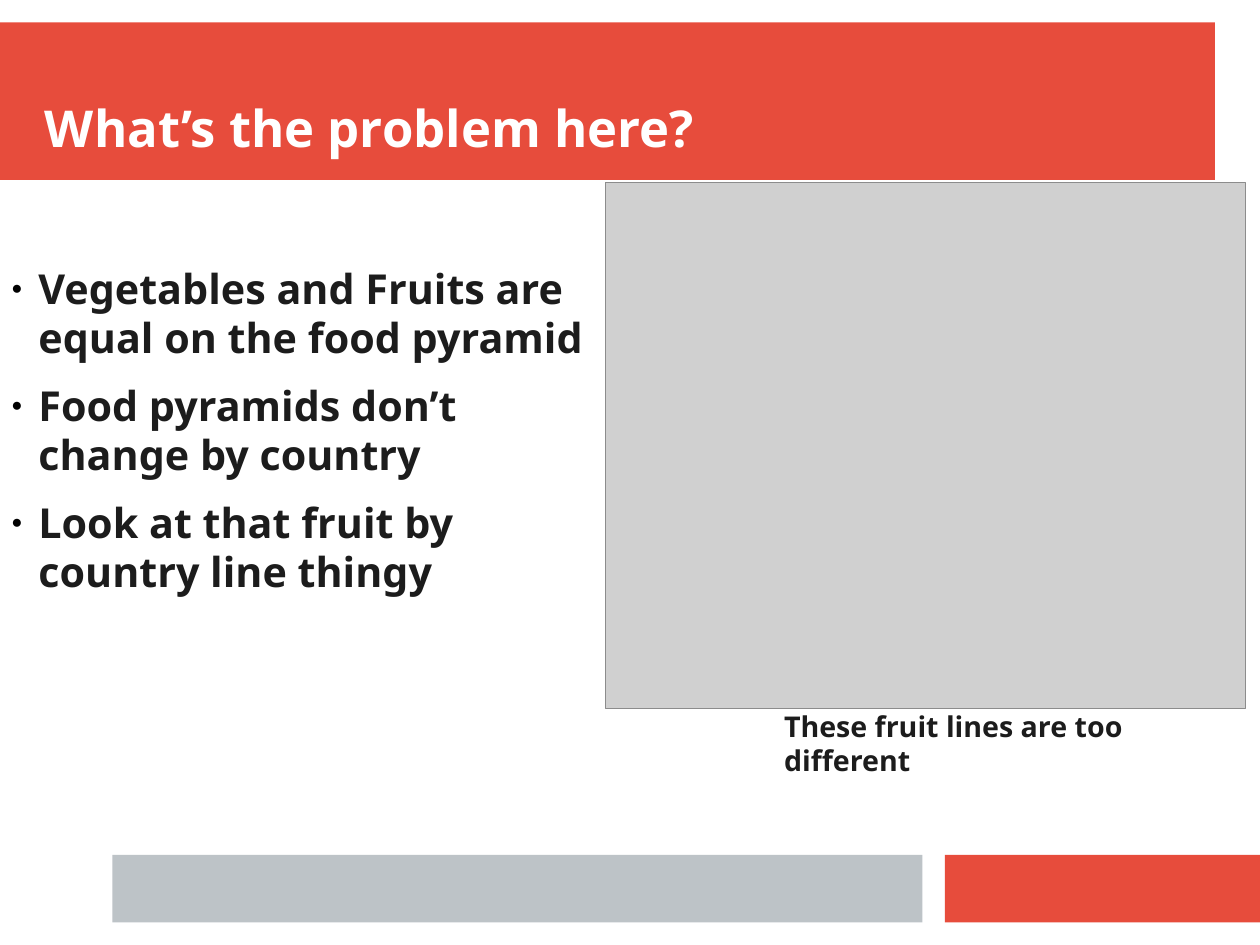
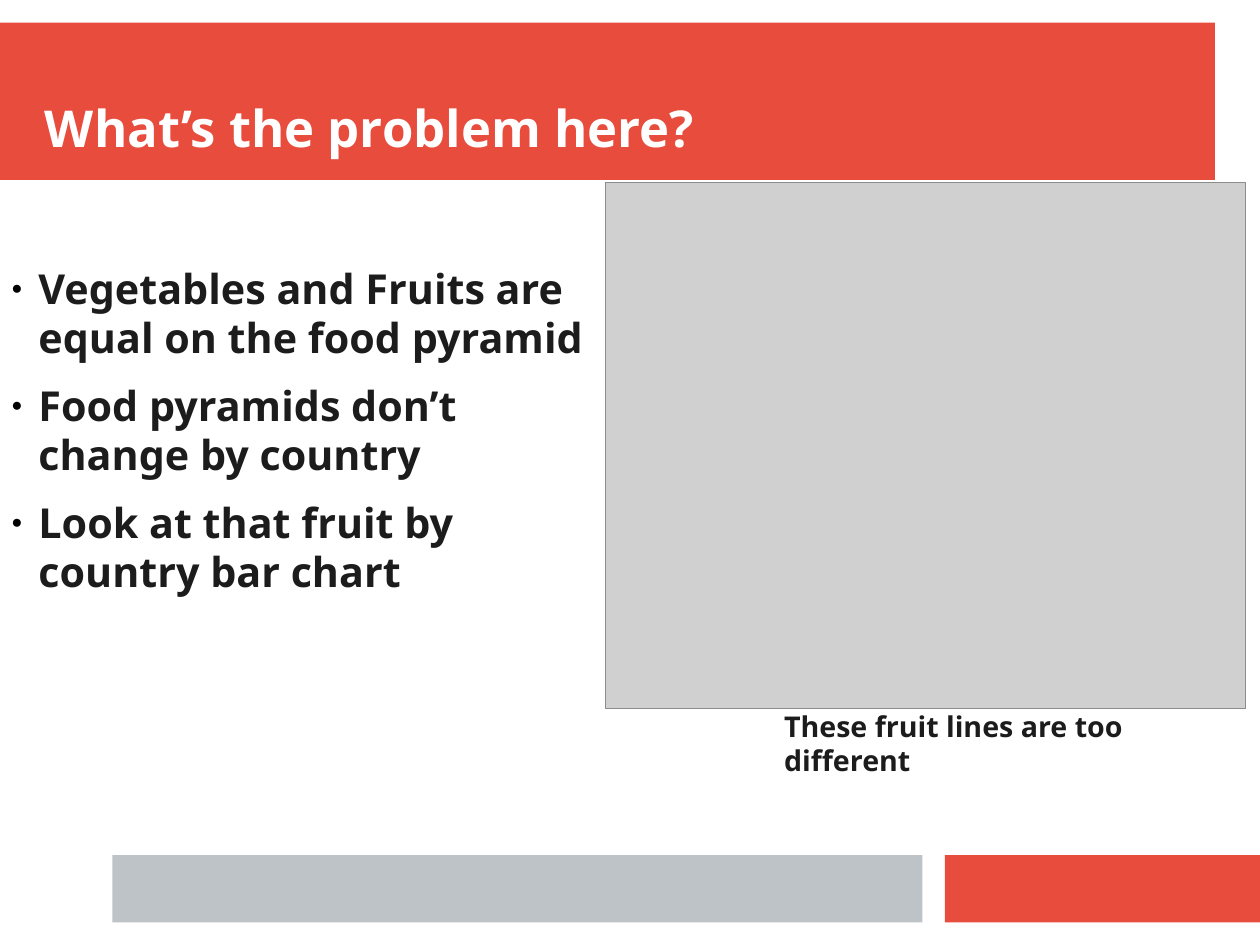
Before and after one commit to Hosler12/CIT228, a slide deck: slide 4 of Project2/Project2.pptx. Drawn at 1260x945 pixels with LibreOffice and Linux fonts; fonts in the diff are those of the drawing; grey boxes stand for pictures. Boxes give left, top, right and bottom in pixels: in the first picture for what was removed or moved away, otherwise in the second. Text is boxed around its words. In the diff, an @@ line names an element or a change of style, - is before the commit and + after.

```diff
--- a/Project2/Project2.pptx
+++ b/Project2/Project2.pptx
@@ text at <box>38,506,453,597</box>: text changed @@
-● Look at that fruit by country line thingy
+● Look at that fruit by country bar chart
```
Also in this commit, not shown: 2 other slides changed.
